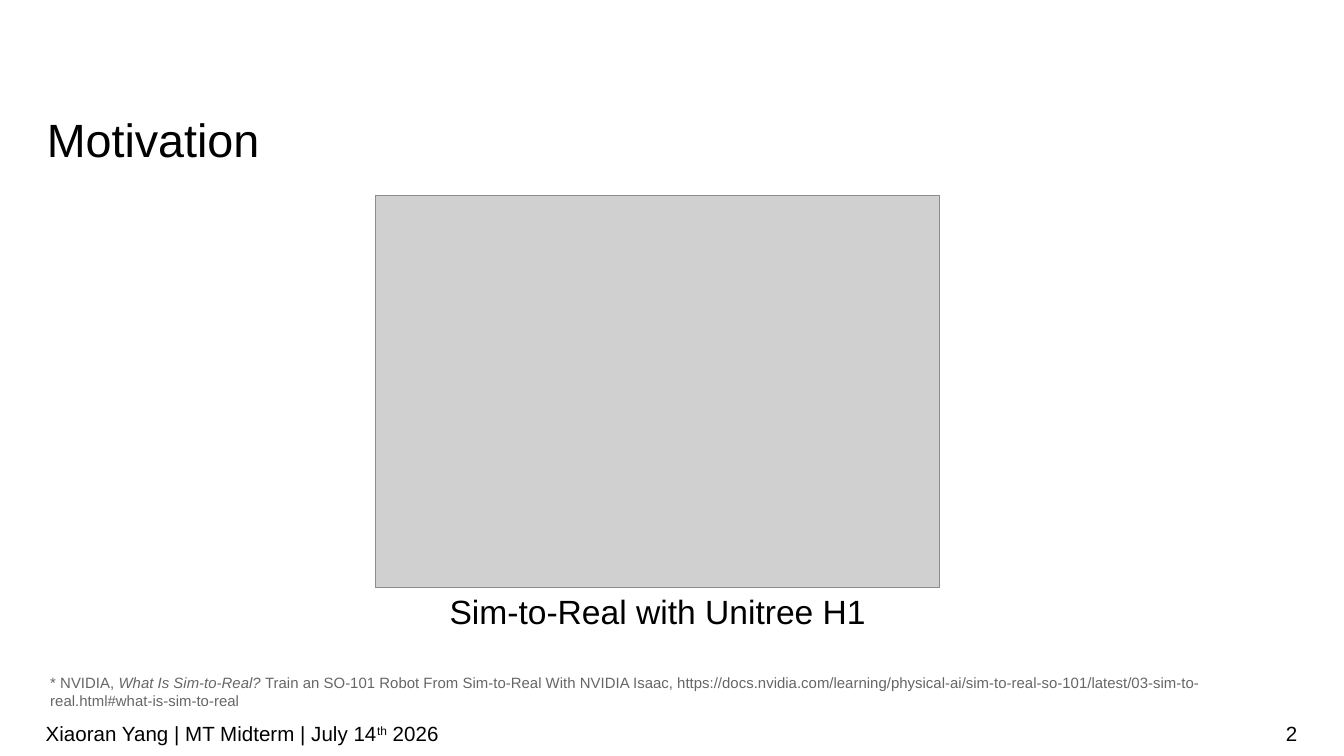
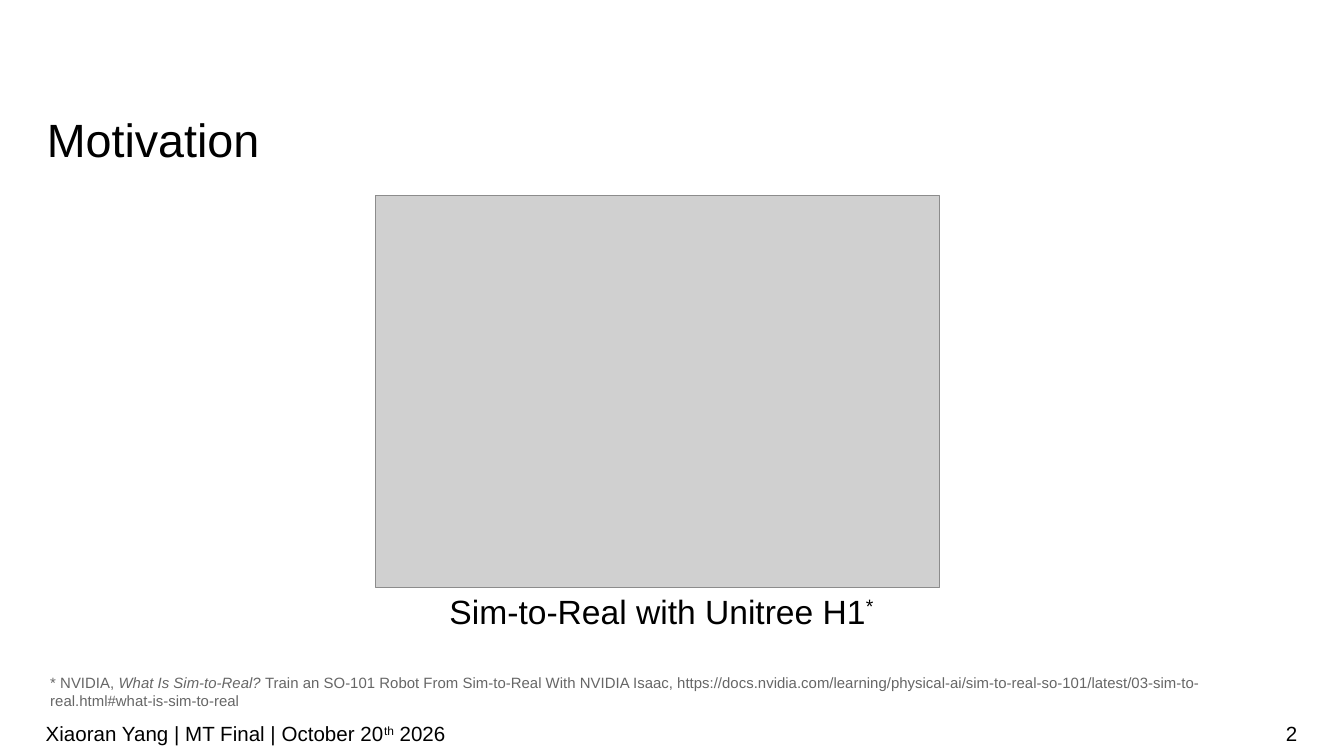
Before and after one commit to IDoccupled/identification, a slide deck: slide 2 of presentation/Midterm.odp. Drawn at 1344x756 pixels with LibreOffice and Linux fonts; fonts in the diff are those of the drawing; grey boxes stand for pictures; background and template pictures are left out. Boxes give left, top, right and bottom in pixels: in the first picture for what was removed or moved away, otherwise in the second. Text is boxed around its words. In the diff, an @@ line names an element or a change of style, - is before the commit and + after.

```diff
--- a/presentation/Midterm.odp
+++ b/presentation/Midterm.odp
@@ text at box(449, 599, 866, 625): text changed @@
-Sim-to-Real with Unitree H1
+Sim-to-Real with Unitree H1*
@@ text at box(46, 726, 446, 746): text changed @@
-Xiaoran Yang | MT Midterm | July 14th 2026
+Xiaoran Yang | MT Final | October 20th 2026
```
Also in this commit, not shown: 6 other slides changed, 2 slides added, 3 slides removed.
